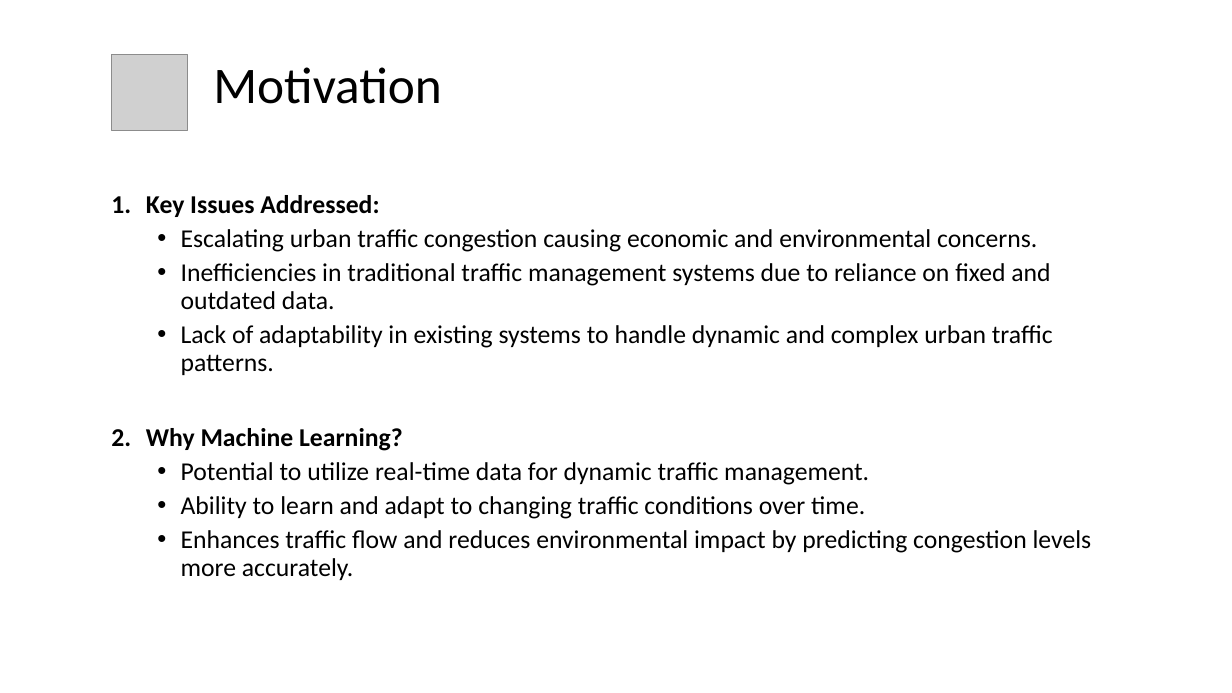
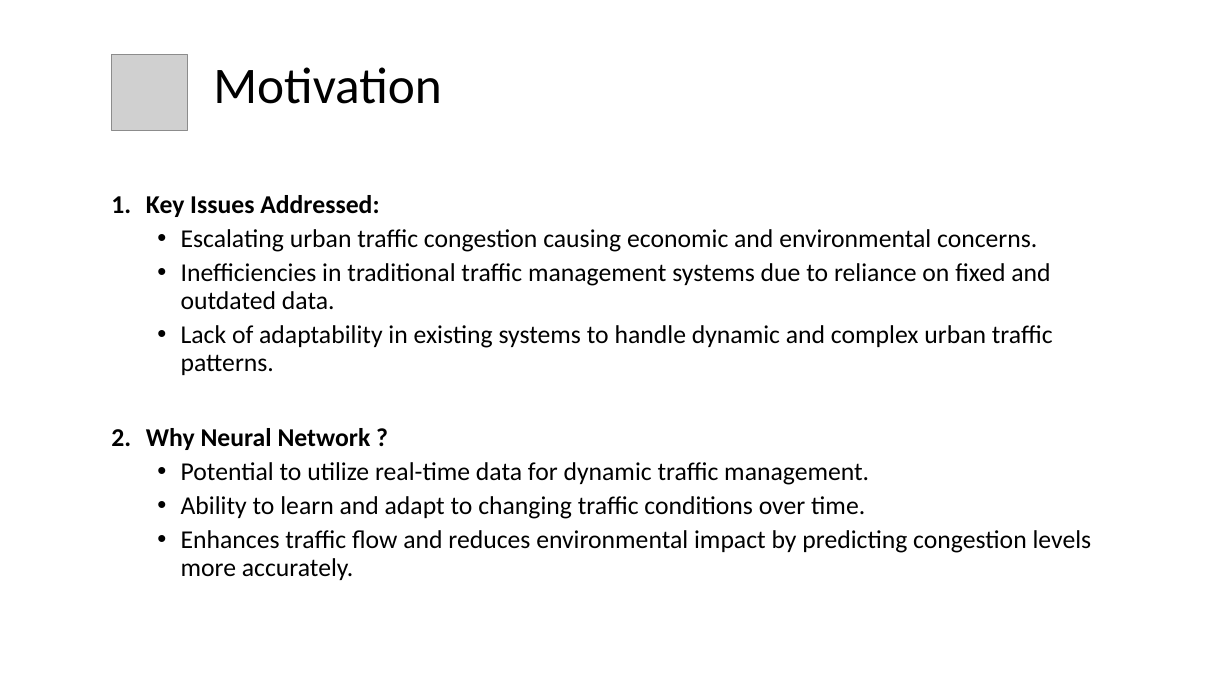
Before and after one commit to bhanuchandrika99/NNDL_Final_Project, a slide deck: slide 4 of Presentation.pptx. Drawn at 1232x693 pixels with LibreOffice and Linux fonts; fonts in the diff are those of the drawing; grey boxes stand for pictures. Boxes give left, top, right and bottom in pixels: in the first picture for what was removed or moved away, otherwise in the second. Text is boxed around its words. In the diff, an @@ line names an element or a change of style, - is before the commit and + after.

```diff
--- a/Presentation.pptx
+++ b/Presentation.pptx
@@ text at (146,428,371,450): text changed @@
-2. Why Machine Learning?
+2. Why Neural Network ?
```
Also in this commit, not shown: 6 other slides changed.
